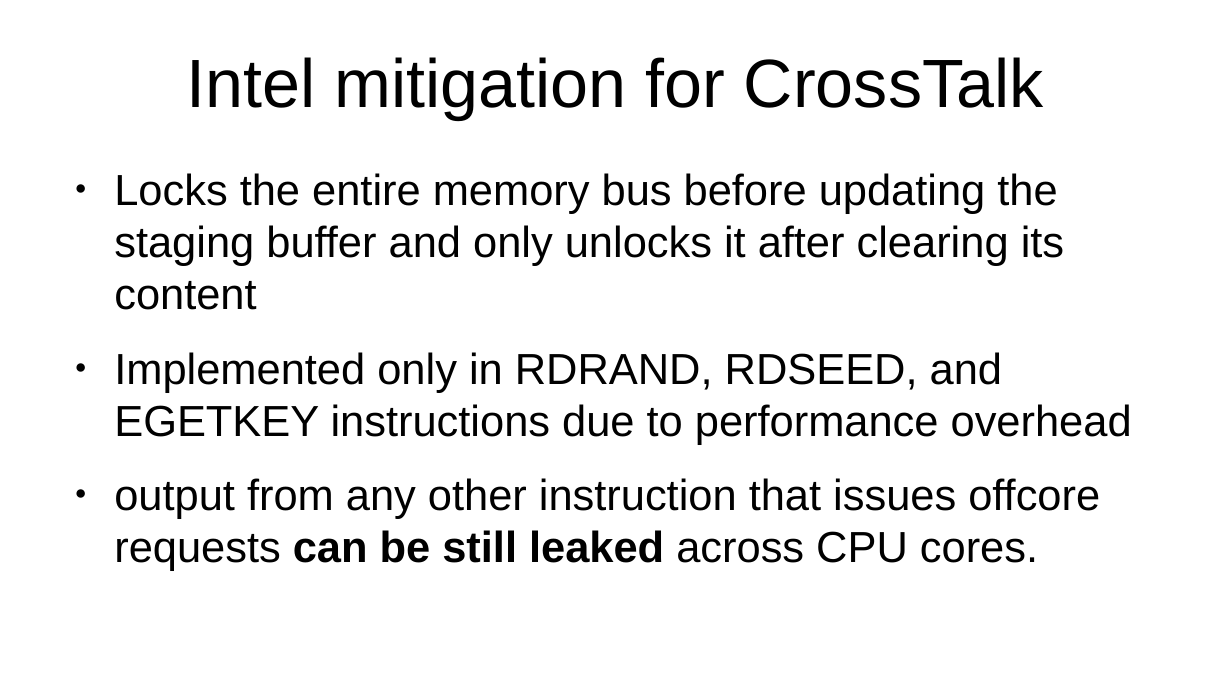
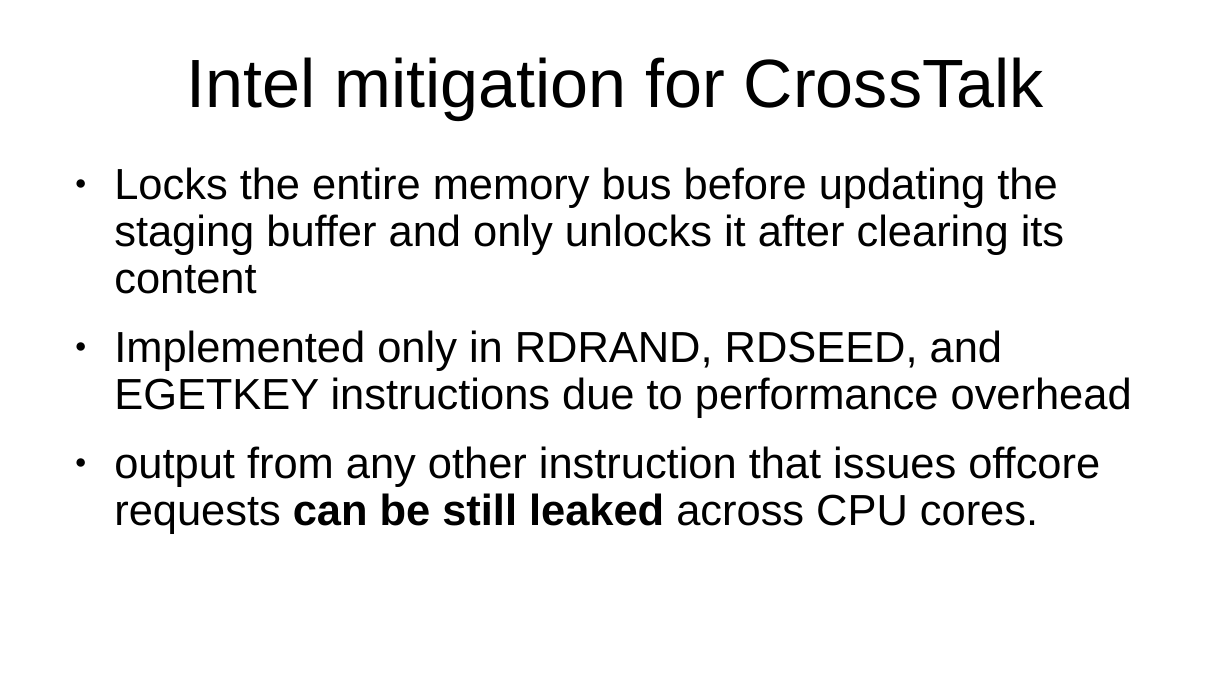
Before and after one commit to Rijndael99/hw_vulnerabilities, a slide deck: slide 13 of presentation1.pptx. Drawn at 1232x693 pixels with LibreOffice and Linux fonts; fonts in the diff are those of the drawing. Boxes give left, top, right and bottom in pixels: in the first picture for what was removed or moved away, otherwise in the second. Text is boxed around its words. In the diff, an @@ line names an element or a change of style, - is before the commit and + after.

```diff
--- a/presentation1.pptx
+++ b/presentation1.pptx
@@ text "Locks the entire memory bus ..." at box(114, 167, 1132, 534): line spacing 1 to 0.9 @@
```
Also in this commit, not shown: 4 other slides changed, 1 slide added.
